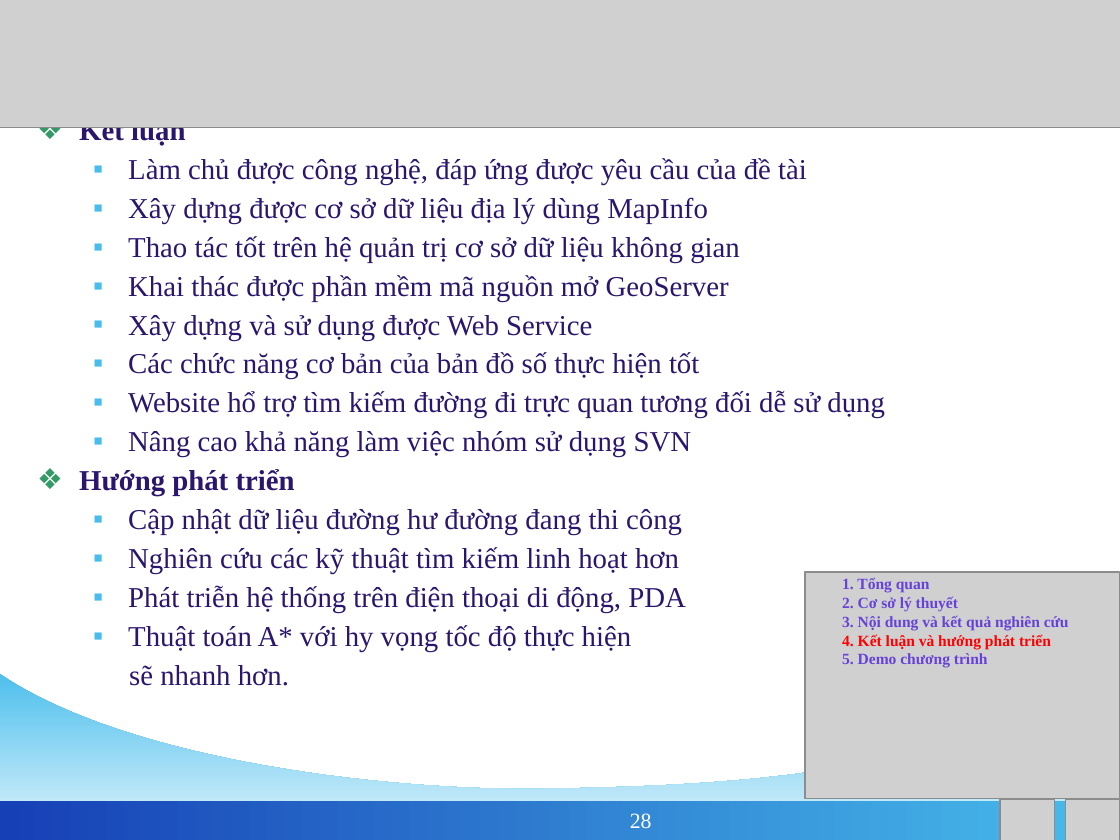
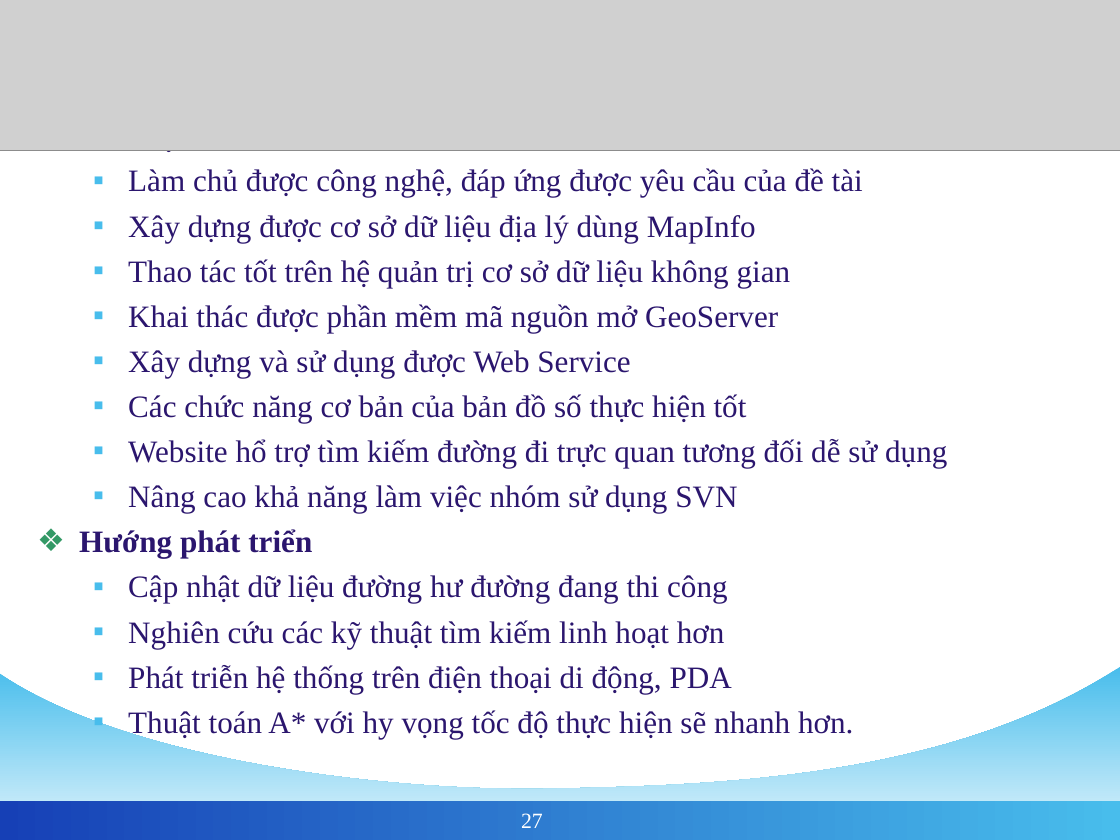
Before and after one commit to phamngsinh/cantho-webgis, a slide deck: slide 27 of Document/Bao Cao/BaoCaoLuanVan2.ppt (slide 28 before the commit). Drawn at 1120x840 pixels with LibreOffice and Linux fonts; fonts in the diff are those of the drawing; grey boxes stand for pictures; background and template pictures are left out. Boxes give left, top, right and bottom in pixels: in the first picture for what was removed or moved away, otherwise in the second. Text is boxed around its words. In the diff, an @@ line names an element or a change of style, - is before the commit and + after.

```diff
--- a/Document/Bao Cao/BaoCaoLuanVan2.ppt
+++ b/Document/Bao Cao/BaoCaoLuanVan2.ppt
@@ picture: place and size @@
-picture at <box>0,0,1120,128</box>
+picture at <box>0,0,1120,151</box>
@@ text at <box>79,150,947,693</box>: size 18.5 to 20 pt; line spacing 0.9 to 1 @@
@@ picture removed at <box>805,572,1120,799</box> @@
@@ text removed at <box>842,578,1069,668</box> @@
-1. Tổng quan
-2. Cơ sở lý thuyết
-3. Nội dung và kết quả nghiên cứu
-4. Kết luận và hướng phát triển
-5. Demo chương trình
@@ text at <box>128,710,853,739</box>: text changed; size 18.5 to 20 pt @@
-  ▪ Thuật toán A* với hy vọng tốc độ thực hiện
-  sẽ nhanh hơn.
+  ▪ Thuật toán A* với hy vọng tốc độ thực hiện sẽ nhanh hơn.
@@ picture removed at <box>1000,800,1055,840</box> @@
@@ picture removed at <box>1065,800,1120,840</box> @@
@@ page number at <box>521,813,543,828</box>: text changed @@
-28
+27
```
Also in this commit, not shown: 26 other slides changed, 2 slides added, 2 slides removed.
